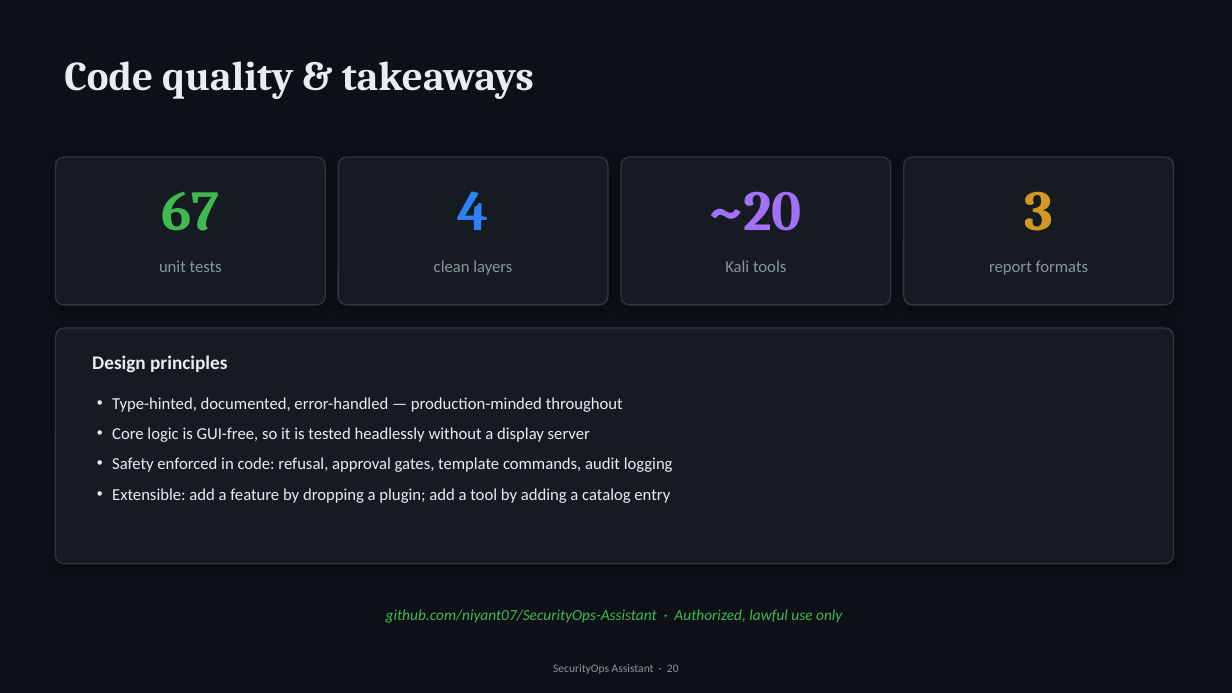
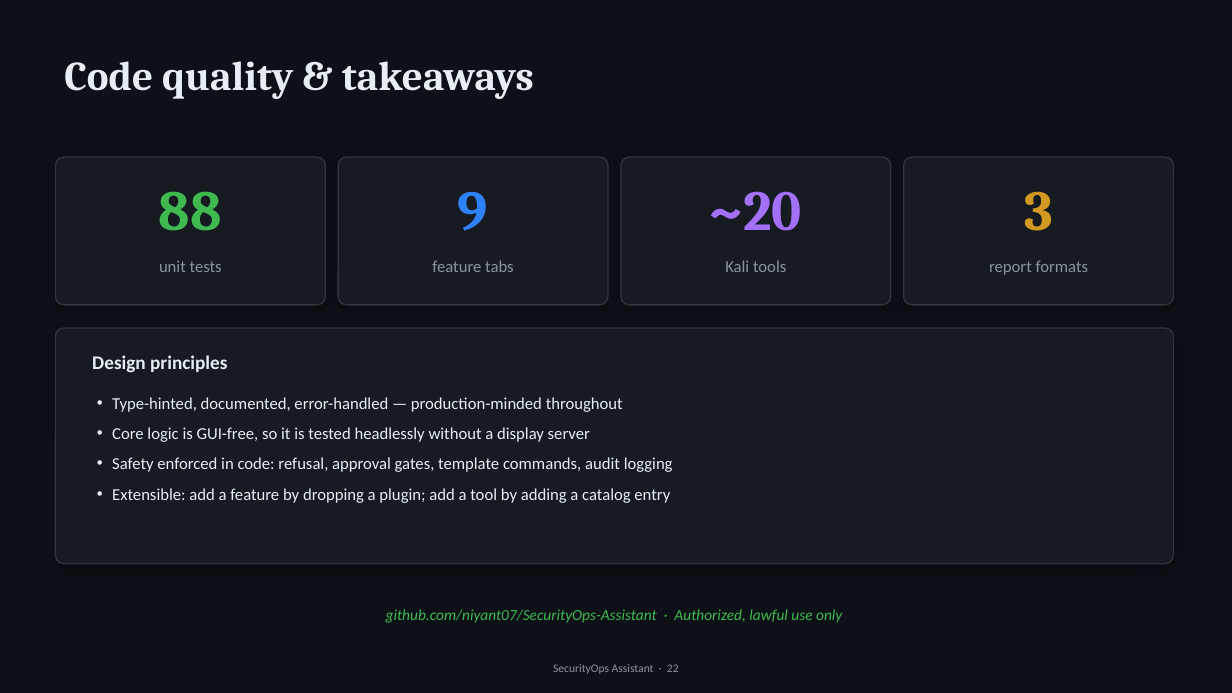
Before and after one commit to niyant07/SecurityOps-Assistant, a slide deck: slide 22 of SecurityOps-Assistant.pptx (slide 20 before the commit). Drawn at 1232x693 pixels with LibreOffice and Linux fonts; fonts in the diff are those of the drawing. Boxes give left, top, right and bottom in pixels: in the first picture for what was removed or moved away, otherwise in the second. Text is boxed around its words. In the diff, an @@ line names an element or a change of style, - is before the commit and + after.

```diff
--- a/SecurityOps-Assistant.pptx
+++ b/SecurityOps-Assistant.pptx
@@ text at (159, 191, 222, 231): text changed @@
-67
+88
@@ text at (458, 192, 488, 231): text changed @@
-4
+9
@@ text at (432, 260, 514, 272): text changed @@
-clean layers
+feature tabs
@@ text at (553, 664, 679, 674): text changed @@
-SecurityOps Assistant · 20
+SecurityOps Assistant · 22
```
Also in this commit, not shown: 12 other slides changed, 2 slides added, 1 other file.
